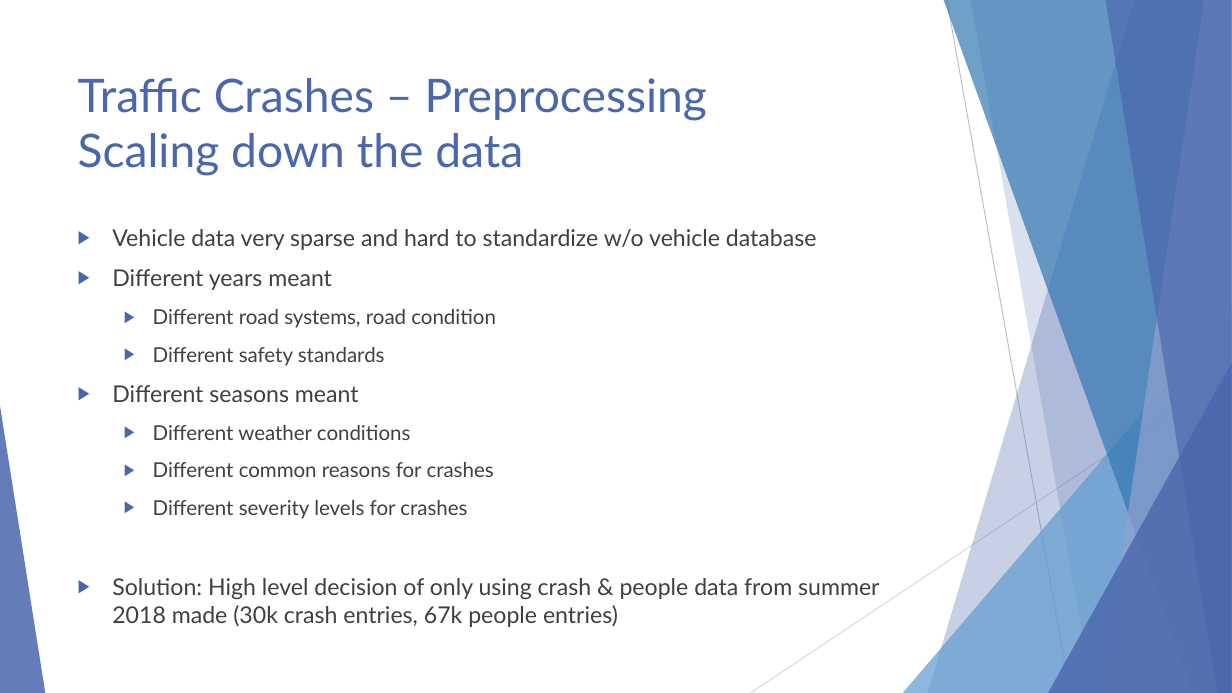
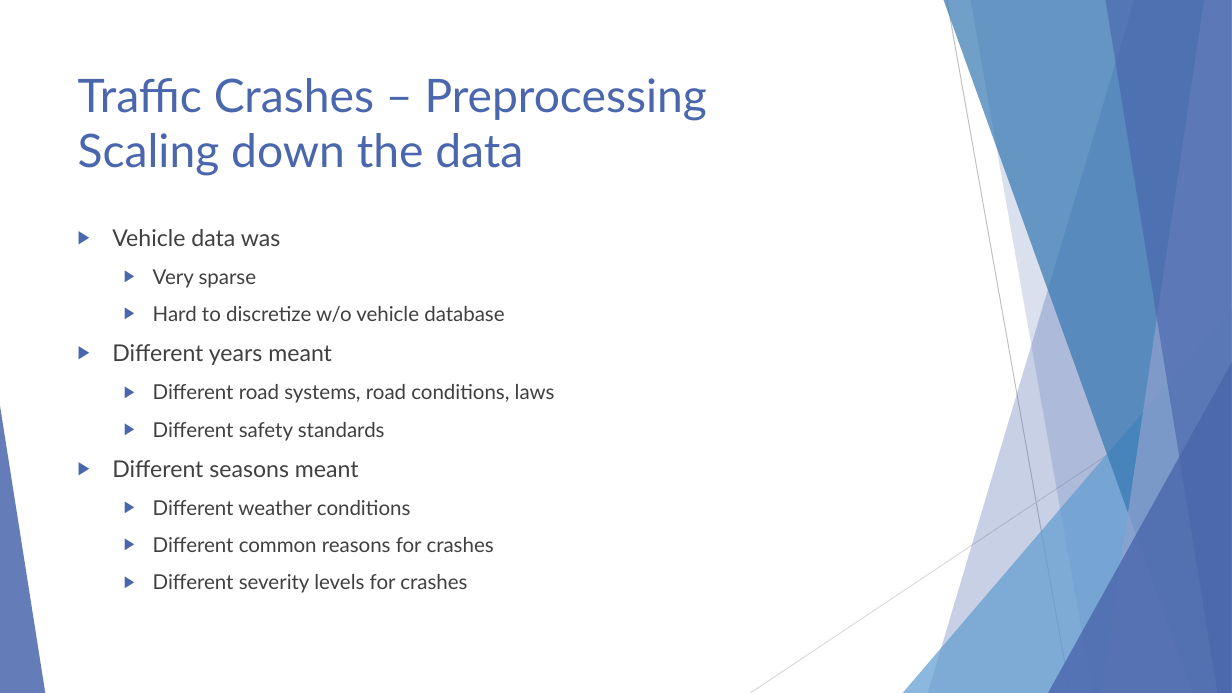
Before and after one commit to ndarwich/Crash-Analysis, a slide deck: slide 14 of Slides/An Investigation.pptx. Drawn at 1232x693 pixels with LibreOffice and Linux fonts; fonts in the diff are those of the drawing. Boxes give left, top, right and bottom in pixels: in the first picture for what was removed or moved away, otherwise in the second. Text is boxed around its words. In the diff, an @@ line names an element or a change of style, - is before the commit and + after.

```diff
--- a/Slides/An Investigation.pptx
+++ b/Slides/An Investigation.pptx
@@ text at (112,229,504,322): text changed; size 18 to 16 pt @@
-▶ Vehicle data very sparse and hard to standardize w/o vehicle database
+▶ Vehicle data was
+  ▶ Very sparse
+  ▶ Hard to discretize w/o vehicle database
@@ text at (153,384,555,403): text changed @@
-  ▶ Different road systems, road condition
+  ▶ Different road systems, road conditions, laws
@@ text at (112,578,879,627): paragraph removed @@
-▶ Solution: High level decision of only using crash & people data from summer 2018 made (30k crash entries, 67k people entries)
```
Also in this commit, not shown: 20 other slides changed, 17 slides added, 4 slides removed, 1 other file.
